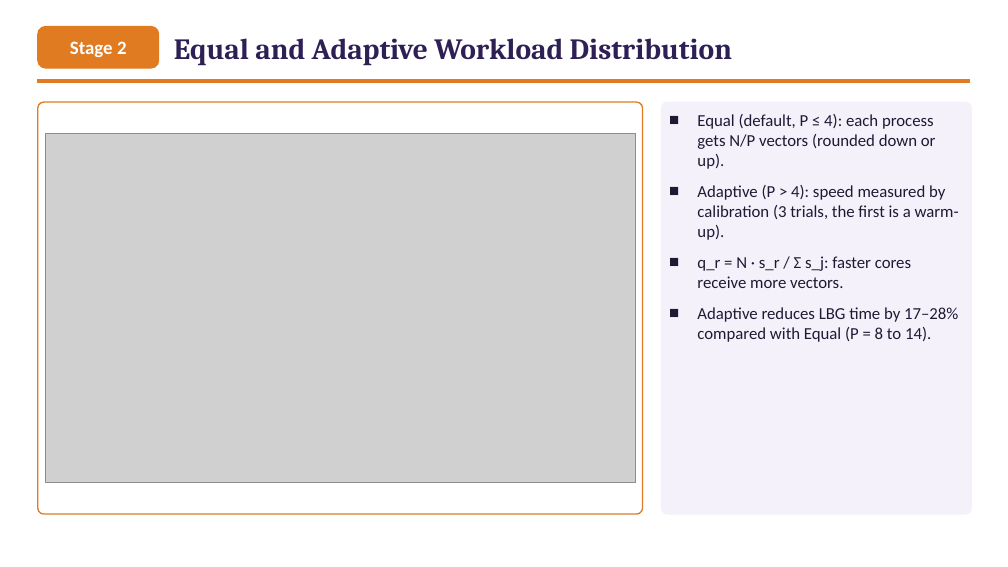
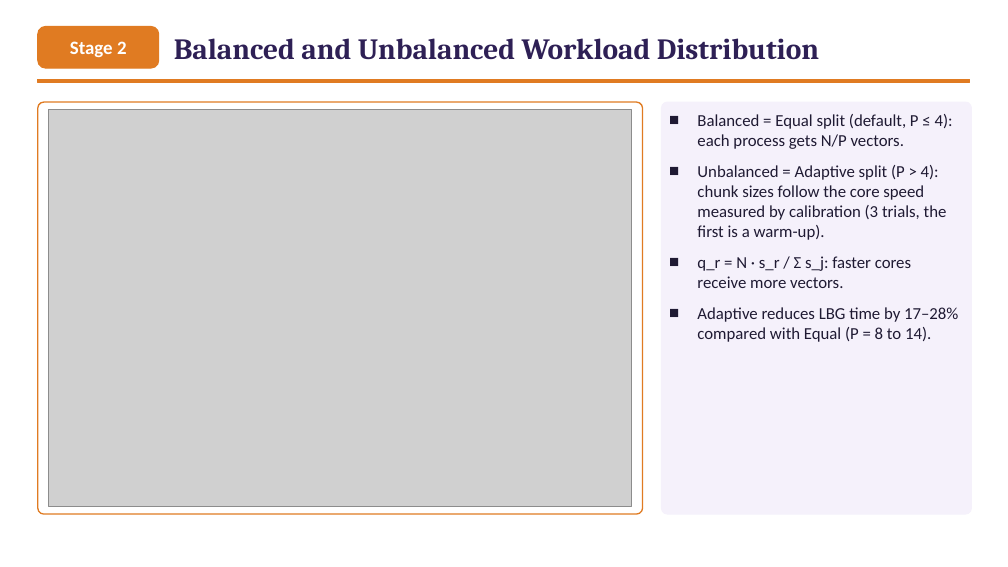
Before and after one commit to ibtihal-cpu/mihk, a slide deck: slide 14 of results/seminar/figs/Seminar_Ibtihal_FINAL.pptx. Drawn at 1008x567 pixels with LibreOffice and Linux fonts; fonts in the diff are those of the drawing; grey boxes stand for pictures. Boxes give left, top, right and bottom in pixels: in the first picture for what was removed or moved away, otherwise in the second. Text is boxed around its words. In the diff, an @@ line names an element or a change of style, - is before the commit and + after.

```diff
--- a/results/seminar/figs/Seminar_Ibtihal_FINAL.pptx
+++ b/results/seminar/figs/Seminar_Ibtihal_FINAL.pptx
@@ text at [174,38,819,60]: text changed @@
-Equal and Adaptive Workload Distribution
+Balanced and Unbalanced Workload Distribution
@@ picture: place and size @@
-picture at [45,134,635,482]
+picture at [49,110,632,507]
@@ text at [697,114,953,240]: text changed @@
-■ Equal (default, P ≤ 4): each process gets N/P vectors (rounded down or up).
-■ Adaptive (P > 4): speed measured by calibration (3 trials, the first is a warm-up).
+■ Balanced = Equal split (default, P ≤ 4): each process gets N/P vectors.
+■ Unbalanced = Adaptive split (P > 4): chunk sizes follow the core speed measured by calibration (3 trials, the first is a warm-up).
```
Also in this commit, not shown: 4 other files.
